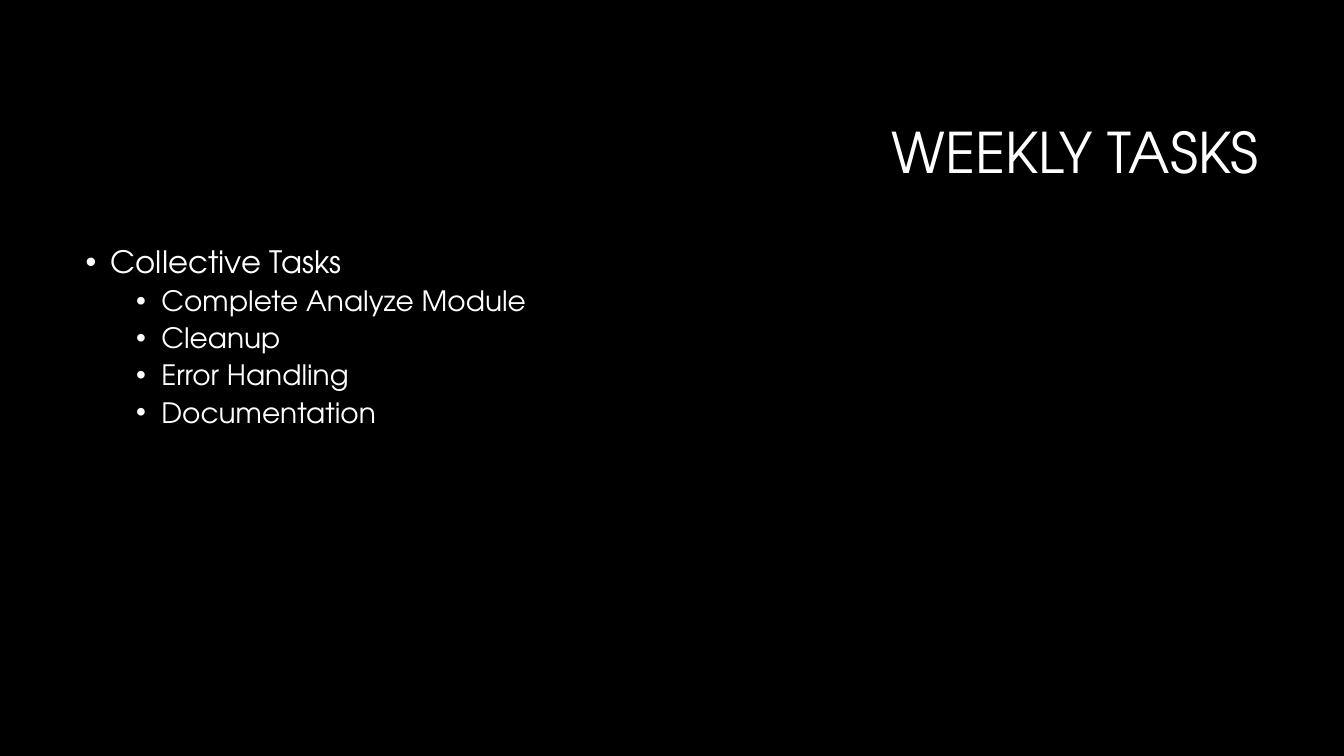
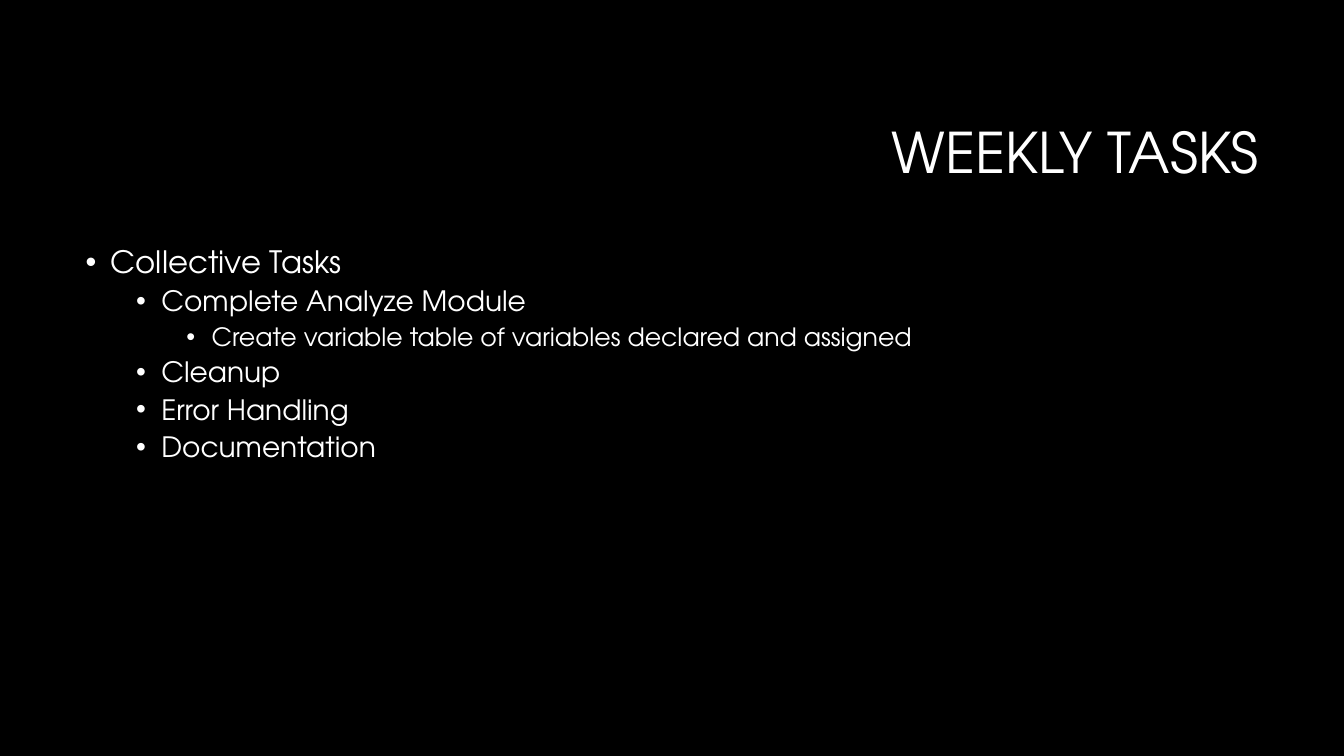
Before and after one commit to rtedeschi/CASP, a slide deck: slide 5 of Weekly Updates/Week 11/CASP Week 11.pptx. Drawn at 1344x756 pixels with LibreOffice and Linux fonts; fonts in the diff are those of the drawing; background and template pictures are left out. Boxes give left, top, right and bottom in pixels: in the first picture for what was removed or moved away, otherwise in the second. Text is boxed around its words. In the diff, an @@ line names an element or a change of style, - is before the commit and + after.

```diff
--- a/Weekly Updates/Week 11/CASP Week 11.pptx
+++ b/Weekly Updates/Week 11/CASP Week 11.pptx
@@ text at (212,327,912,352): paragraph added @@
+    • Create variable table of variables declared and assigned
```
Also in this commit, not shown: 1 other slide changed, 42 other files.
